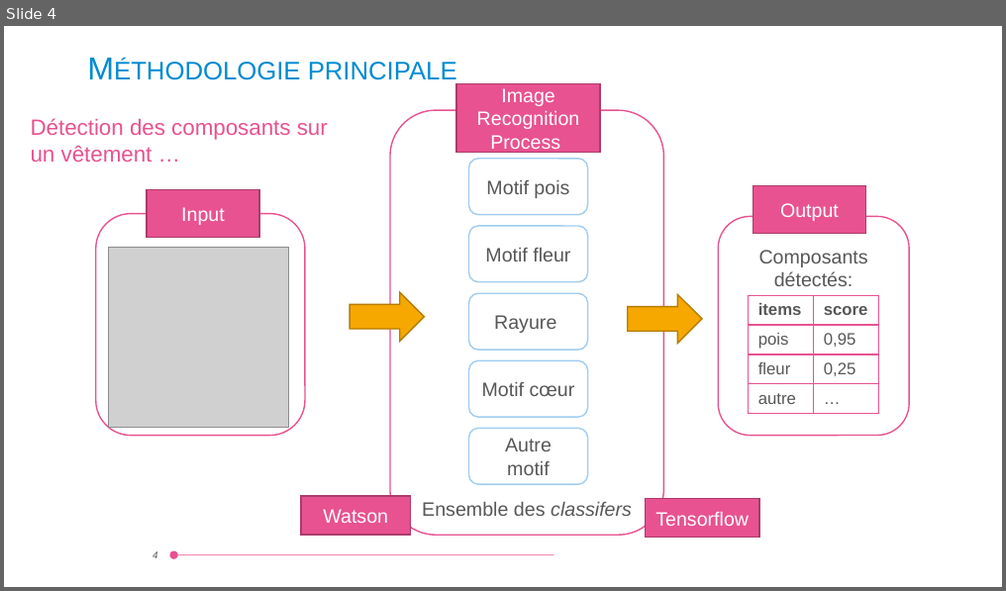
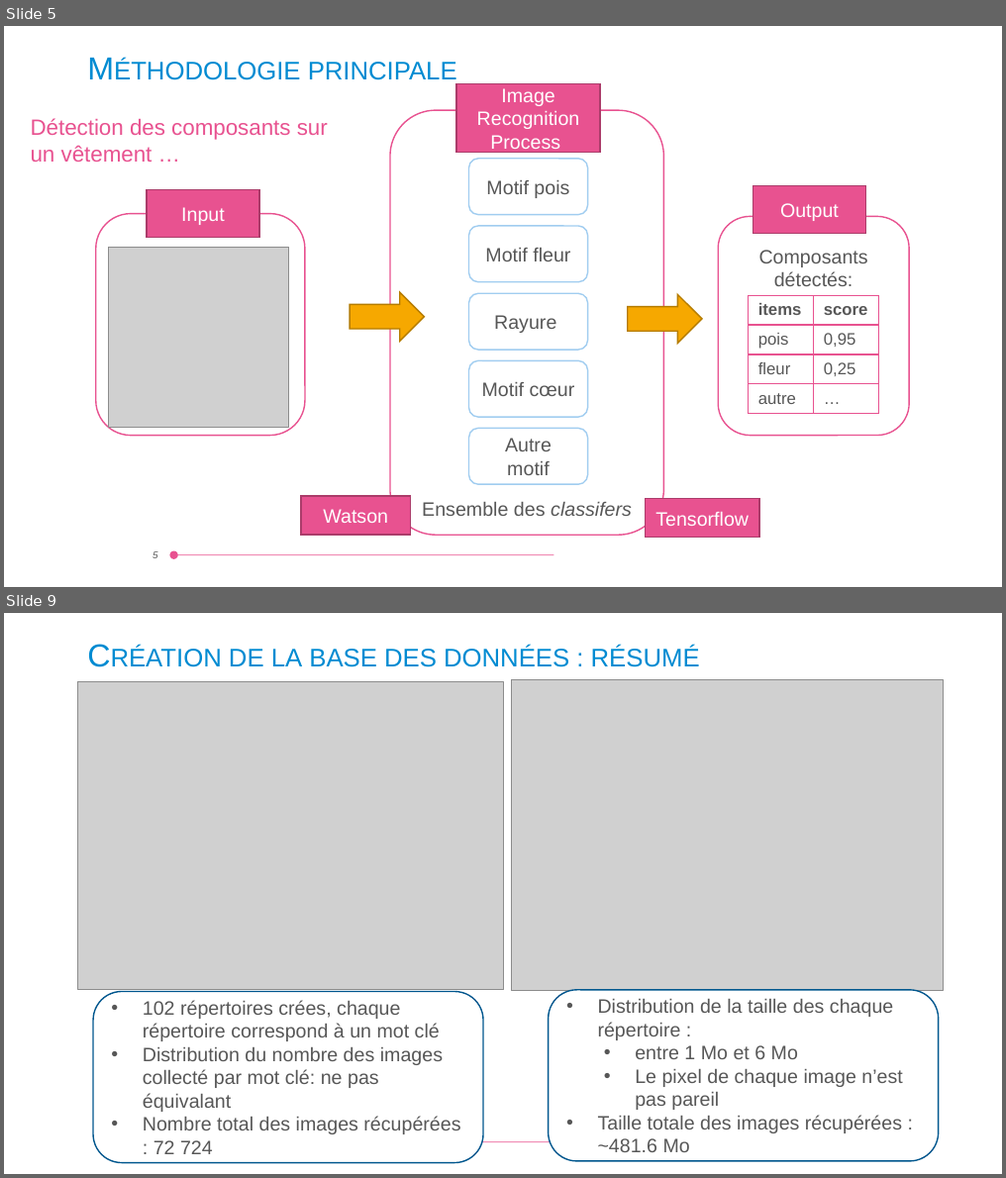
Before and after one commit to nanzhao2016/Projet_Mode, a slide deck: methodologie.pptx. Shown one above the other, each under a label of ours: slide 4 before the commit, slides 5 and 9 after it; the slides between them are not shown. The pictures are 1006x591 and 1006x1178 pixels, drawn with LibreOffice and Linux fonts; fonts in the diff are those of the drawing; grey boxes stand for pictures; background and template pictures are left out. Boxes give left, top, right and bottom in pixels: in the first picture for what was removed or moved away, otherwise in the second. Text is boxed around its words. In the diff, an @@ line names an element or a change of style, - is before the commit and + after.

```diff
--- a/methodologie.pptx
+++ b/methodologie.pptx
@@ slide 9 added at [4, 613, 1002, 1174], background picture (left out); not listed: 1 template element that a slide beside it also shows @@
@@ title added at [229, 646, 700, 667], 23 pt, text #008BD2, small capitals @@
+Création de la base des données : résumé
@@ picture added at [78, 682, 503, 990] @@
@@ picture added at [511, 680, 944, 991] @@
@@ rounded rectangle added at [93, 991, 483, 1162], fill #FFFFFF, outline #00578E 1 pt, 14 pt, text #575757 @@
+• 102 répertoires crées, chaque répertoire correspond à un mot clé
+• Distribution du nombre des images collecté par mot clé: ne pas équivalant
+• Nombre total des images récupérées : 72 724
@@ rounded rectangle added at [548, 990, 938, 1161], fill #FFFFFF, outline #00578E 1 pt, 14 pt, text #575757 @@
+• Distribution de la taille des chaque répertoire :
+  • entre 1 Mo et 6 Mo
+  • Le pixel de chaque image n’est pas pareil
+• Taille totale des images récupérées : ~481.6 Mo
@@ what was slide 4 is now slide 5 @@
@@ page number at [152, 552, 157, 559]: text changed @@
-4
+5
```
Also in this commit, not shown: 2 slides changed, 5 other slides added.
